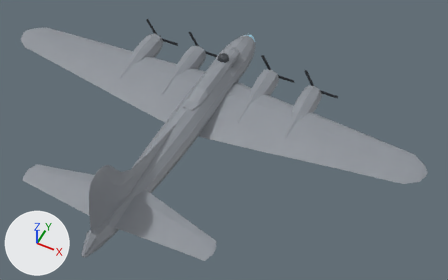
A saved change to the glTF model public/models/b17g_lod2.glb.
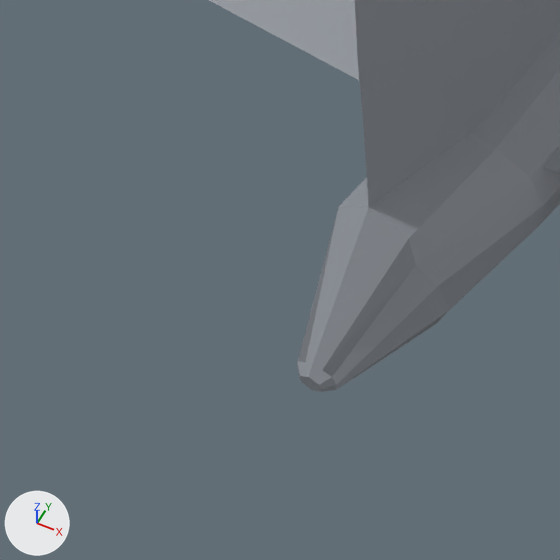
The first picture shows the older version from a 50 mm lens placed at (15.4, -29.3, 31.5), pointed at (3.1, -4.9, 0.9). The close-ups show the older and then the newer version on the part from 9% to 26% of the width and 73% to 100% of the height of that picture. Only the edits that show in the close-ups are written down. The axes (+X, +Y, +Z) are drawn at lower left. The lights are the same throughout. Vertices at exactly the same position are counted once.

Before the edit, the objects in view are built like this:
```python
me_b17_fin_001 = bpy.data.meshes.new('B17_Fin.001')
me_b17_fin_001.from_pydata(...)  # 54 vertices, 104 faces; spans x -0.31..0.32, y -15.42..-5.22, z 1.4..5.63
me_b17_fin_001.materials.append(mat_b17_body)  # grey #8d9299
me_b17_fuselage = bpy.data.meshes.new('B17_Fuselage')
me_b17_fuselage.from_pydata(...)  # 301 vertices, 598 faces; spans x -1.2..1.2, y -16.3..6.3, z -0.8..2.0
# faces by material slot: [514, 84]
me_b17_fuselage.materials.append(mat_b17_body)  # grey #8d9299
me_b17_fuselage.materials.append(mat_b17_glass)  # cyan #9fd4e8
me_b17_tailplane_001 = bpy.data.meshes.new('B17_Tailplane.001')
me_b17_tailplane_001.from_pydata(...)  # 66 vertices, 128 faces; spans x -6.55..6.55, y -14.1..-10.7, z 1.11..1.41
me_b17_tailplane_001.materials.append(mat_b17_body)  # grey #8d9299
ob_b17_fin = bpy.data.objects.new('B17_Fin', me_b17_fin_001)
ob_b17_fin.location = (0.0, 0.0, 0.0)
ob_b17_fuselage = bpy.data.objects.new('B17_Fuselage', me_b17_fuselage)
ob_b17_fuselage.location = (0.0, 0.0, 0.0)
ob_b17_tailplane = bpy.data.objects.new('B17_Tailplane', me_b17_tailplane_001)
ob_b17_tailplane.location = (0.0, 0.0, 0.0)
```
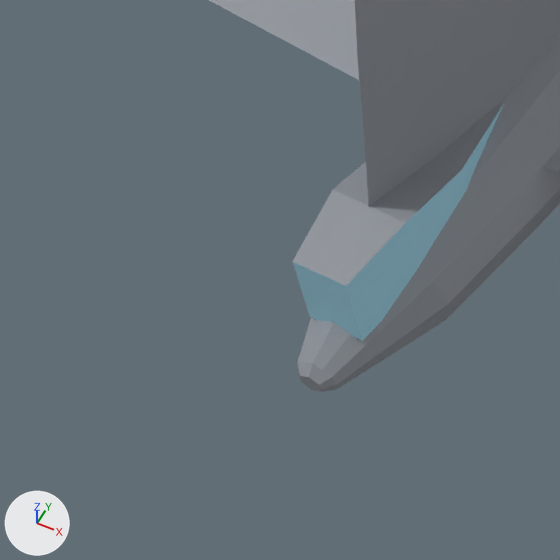
The change, as a list of edits to the scene's bpy script:
```text
Change me_b17_fuselage:
    used by ob_b17_fuselage; location = (0.0, 0.0, 0.0)
    remove me_b17_fuselage.from_pydata(...)  # 301 vertices, 598 faces; spans x -1.2..1.2, y -16.3..6.3, z -0.8..2.0
    add me_b17_fuselage.from_pydata(...)  # 301 vertices, 598 faces; spans x -1.2..1.2, y -16.3..6.3, z -0.8..1.7
    me_b17_fuselage part 1: 11 of 301 vertices moved; they spanned x -0.5..0.5, y -15.3, z 0.6..2.0 and now span x -0.5..0.5, y -15.3, z 0.5..1.5; mean shift (0.0, 0.0, -0.2); largest move (0.0, -15.3, 2.0) -> (0.0, -15.3, 1.5)
    other edits to the shape of me_b17_fuselage do not show in these pictures
Add me_b17_hood_001:
    me_b17_hood_001.from_pydata(...)  # 16 vertices, 28 faces; spans x -0.33..0.33, y -15.95..-13.85, z 1.19..1.97
    # faces by material slot: [12, 16]
    me_b17_hood_001.materials.append(mat_b17_body)  # grey #8d9299
    me_b17_hood_001.materials.append(mat_b17_glass)  # cyan #9fd4e8
Add ob_b17_hood:
    ob_b17_hood = bpy.data.objects.new('B17_Hood', me_b17_hood_001)
    ob_b17_hood.location = (0.0, 0.0, 0.0)
```

Boxes (x1, y1, x2, y2) around the edits, measured in the close-ups (560 x 560 px; the box of a moved part takes in the faces that stretch with it):
'B17_Fuselage', reshaped: before (297, 35, 560, 392); after (297, 36, 560, 392)
'B17_Hood', added: after (292, 102, 504, 341)
    faces in mat_b17_body (grey #8d9299): (293, 102, 504, 286)
    faces in mat_b17_glass (cyan #9fd4e8): (292, 104, 504, 341)
part 1 of me_b17_fuselage, moved or reshaped: before (298, 133, 519, 379); after (298, 143, 520, 379)
